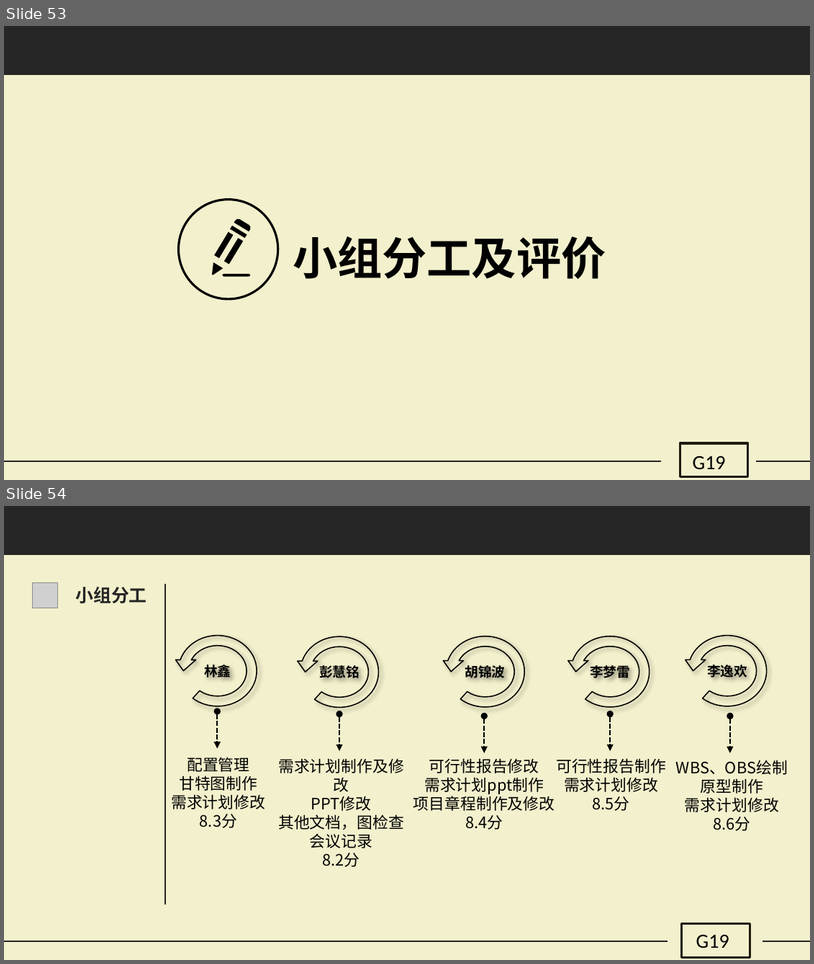
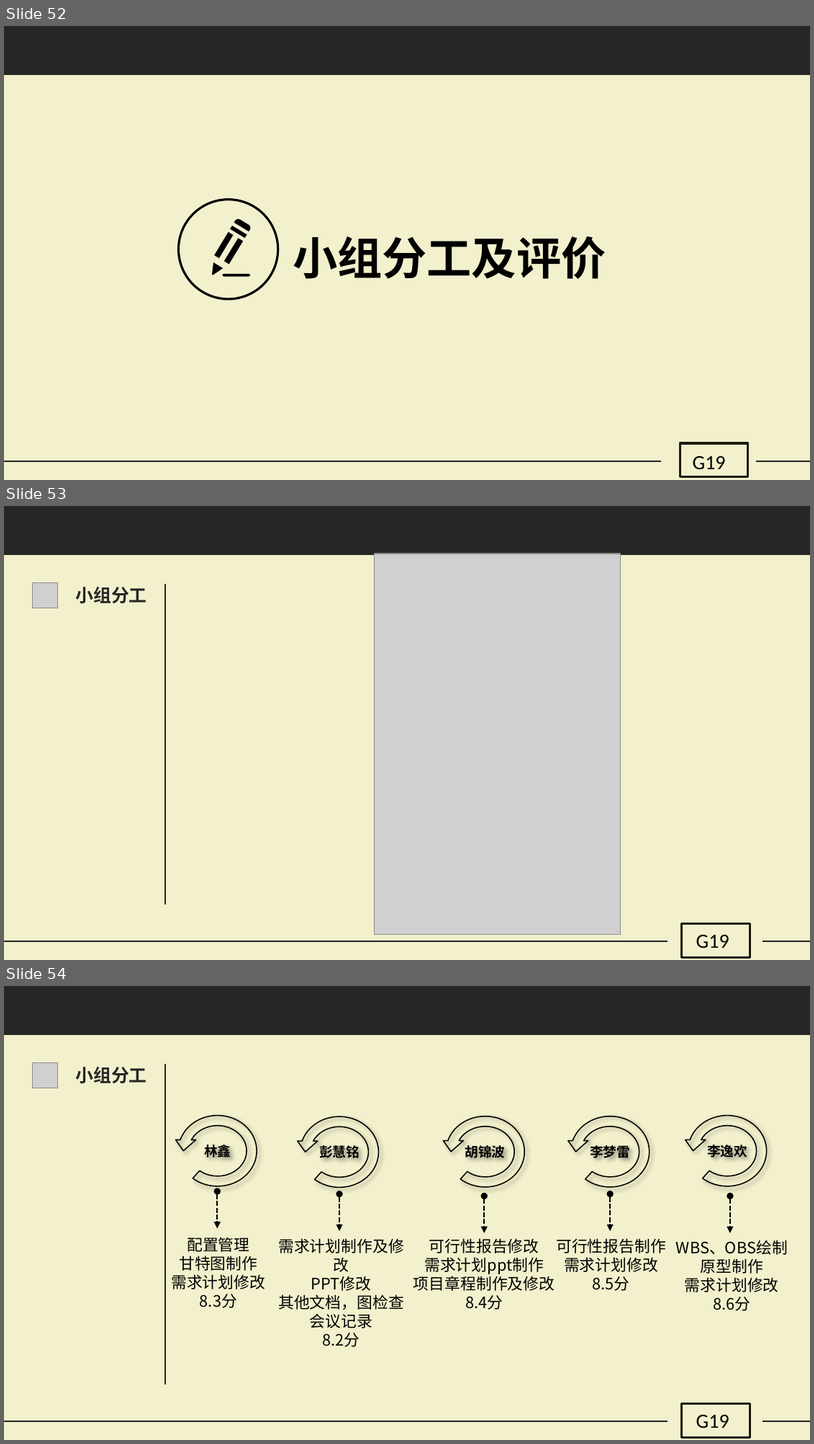
Before and after one commit to G19-Fish/PRD2018-G19, a slide deck: PRD2018-G19-需求项目计划PPT.pptx. Shown one above the other, each under a label of ours: slides 53 and 54 before the commit, slides 52, 53 and 54 after it. The pictures are 814x964 and 814x1444 pixels, drawn with LibreOffice and Linux fonts; fonts in the diff are those of the drawing; grey boxes stand for pictures. Boxes give left, top, right and bottom in pixels: in the first picture for what was removed or moved away, otherwise in the second. Text is boxed around its words. In the diff, an @@ line names an element or a change of style, - is before the commit and + after.

```diff
--- a/PRD2018-G19-需求项目计划PPT.pptx
+++ b/PRD2018-G19-需求项目计划PPT.pptx
@@ slide 53 added at [4,506,810,960], background #F3F0CD @@
@@ rectangle added at [4,506,810,555], fill #262626 @@
@@ picture added at [374,554,621,934] @@
@@ picture added at [32,582,57,608] @@
@@ text added at [76,587,147,603], 16 pt, text #262626, bold @@
+小组分工
@@ line added from (165, 584) to (165, 904), #262626 1.25 pt @@
@@ rectangle added at [682,923,751,957], outline #1E1C11 2 pt @@
@@ text added at [697,934,730,948], 18 pt, text #000000 @@
+G19
@@ line added from (4, 941) to (668, 941), #262626 1.75 pt @@
@@ line added from (763, 941) to (810, 941), #262626 1.75 pt @@
@@ what was slide 53 is now slide 52 @@
```
Also in this commit, not shown: 2 slides changed, 1 slide removed.
